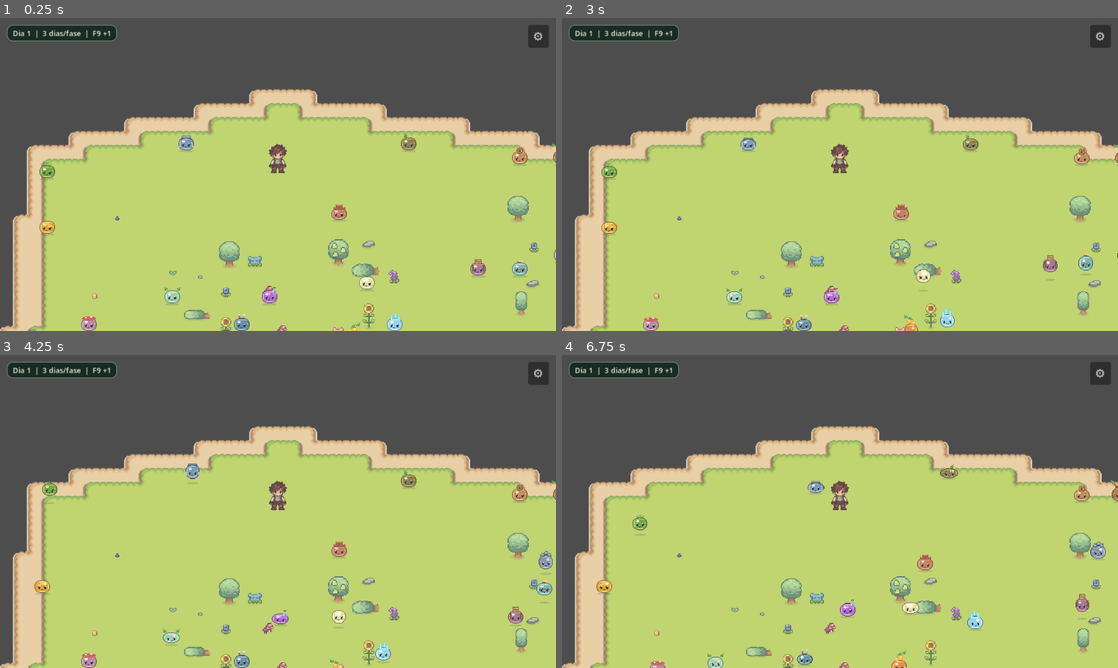
Above: before the commit, frames 1-4 (two rows, left to right).
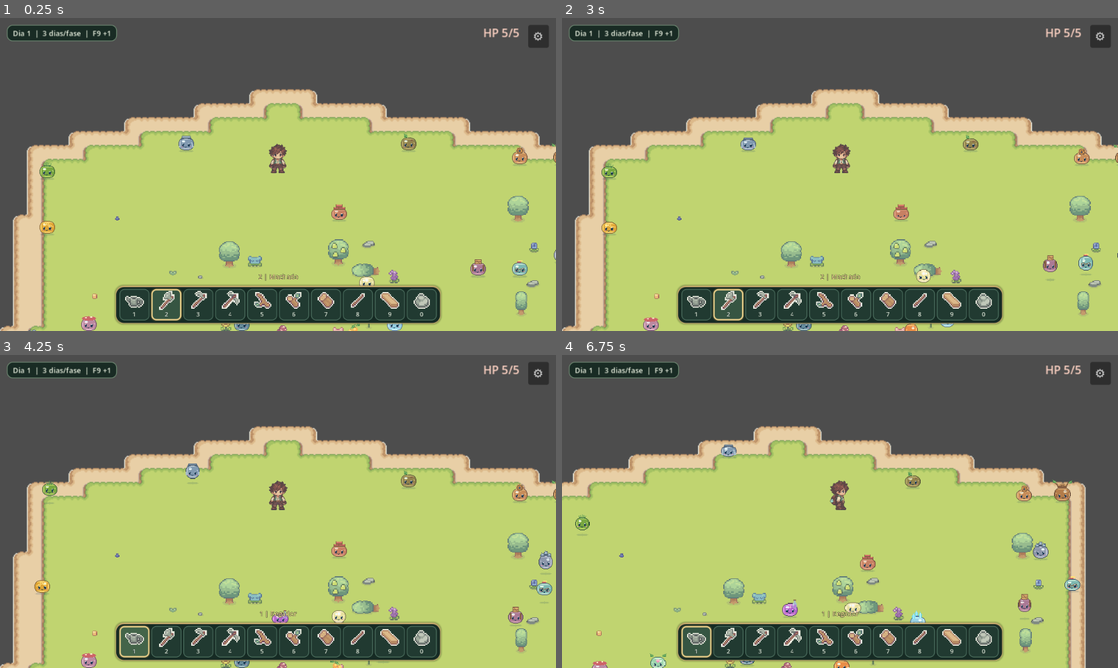
Above: after the commit, the same moments.

Repository: HelioConde/Slime-Harvest
Game: Godot game, scene res://scenes/world/World.tscn
Two runs of this game, one before a commit and one after it. Both use one fixed random seed, a clock stepped at 60 frames per second and the inputs below. This scene is started directly instead of the project's main scene.
Inputs (mouse positions are in pixels of both pictures, inside the frame that each line leads up to):
- Up to frame 1 (0.25 s): no input
- Up to frame 2 (3 s): click "⚙" at 0.5 s; click "Restaurar tamanho padrao" at 1.25 s; click "Salvar" at 2 s; click "Cancelar / Voltar ao jogo" at 2.75 s
- Up to frame 3 (4.25 s): click (133, 642) at 3.52 s
- Up to frame 4 (6.75 s): tap Enter at 4.25 s; move the mouse to (962, 495) at 4.27 s; hold D (move_right) 4.28-5 s; tap E (interact) at 4.35 s; click (962, 495) at 4.42 s; drag from (728, 527) to (812, 574) at 5.02 s; move the mouse to (895, 442) at 5.77 s; hold D (move_right) 5.78-6.5 s; tap F (use_tool) at 5.85 s; drag from (812, 574) to (673, 464) at 6.52 s

The runs differ from the first frame. In frame 1, 7.7% of the frame differs, in the area x 20-94%, y 3-98%; in frame 2, 7.9%; in frame 3, 7.8%; in frame 4, 30%, in the area x 0-100%, y 3-100%.
Error before the commit: Parse Error: Function "_create_tool_visual()" not found in base self. (res://scripts/player/player.gd:66)

Commit message:
feat(player): visualize tool actions for Sprout Sorry without changing hit timing

Diff:
--- a/scripts/player/player.gd
+++ b/scripts/player/player.gd
@@ -370,6 +370,59 @@
 		facing = Vector2.DOWN if towards.y > 0.0 else Vector2.UP
 
 
+func _create_tool_visual() -> void:
+	_tool_visual = Sprite2D.new()
+	_tool_visual.name = "ToolVisual"
+	_tool_visual.texture_filter = CanvasItem.TEXTURE_FILTER_NEAREST
+	_tool_visual.visible = false
+	_tool_visual.z_index = 1
+	add_child(_tool_visual)
+
+
+func _show_tool_visual(tool_id: StringName, suffix: String) -> void:
+	if not _using_sprout_skin or _tool_visual == null:
+		return
+	var icon_index: int = -1
+	match tool_id:
+		&"watering_can":
+			icon_index = 0
+		&"axe":
+			icon_index = 1
+		&"hoe":
+			icon_index = 2
+		&"pickaxe":
+			icon_index = 3
+	if icon_index == -1:
+		return
+	var icon := AtlasTexture.new()
+	icon.atlas = TOOL_ATLAS
+	icon.region = Rect2(icon_index * 16, 0, 16, 16)
+	icon.filter_clip = true
+	_tool_visual.texture = icon
+	_tool_visual.flip_h = suffix == "left"
+	_tool_visual.z_index = -1 if suffix == "up" else 1
+	_tool_visual.visible = true
+	_update_tool_visual()
+
+
+func _update_tool_visual() -> void:
+	if not _action_animating or not is_instance_valid(_tool_visual) or not _tool_visual.visible:
+		return
+	# Icones originais da hotbar simulam o golpe enquanto nao existe uma
+	# folha oficial de bracos/ferramentas do personagem Sprout Sorry.
+	var pose: int = mini(animation.frame, 3)
+	var angles := [-0.70, -0.18, 0.42, 0.85]
+	_tool_visual.rotation = float(angles[pose]) * (-1.0 if facing == Vector2.LEFT else 1.0)
+	if facing == Vector2.UP:
+		_tool_visual.position = Vector2(-7, -17)
+	elif facing == Vector2.LEFT:
+		_tool_visual.position = Vector2(-9, -7)
+	elif facing == Vector2.RIGHT:
+		_tool_visual.position = Vector2(9, -7)
+	else:
+		_tool_visual.position = Vector2(8, -5)
+
+
 func _play_tool_animation(tool_id: StringName) -> void:
 	var prefix := String(tool_id)
 	if tool_id == &"pickaxe":
